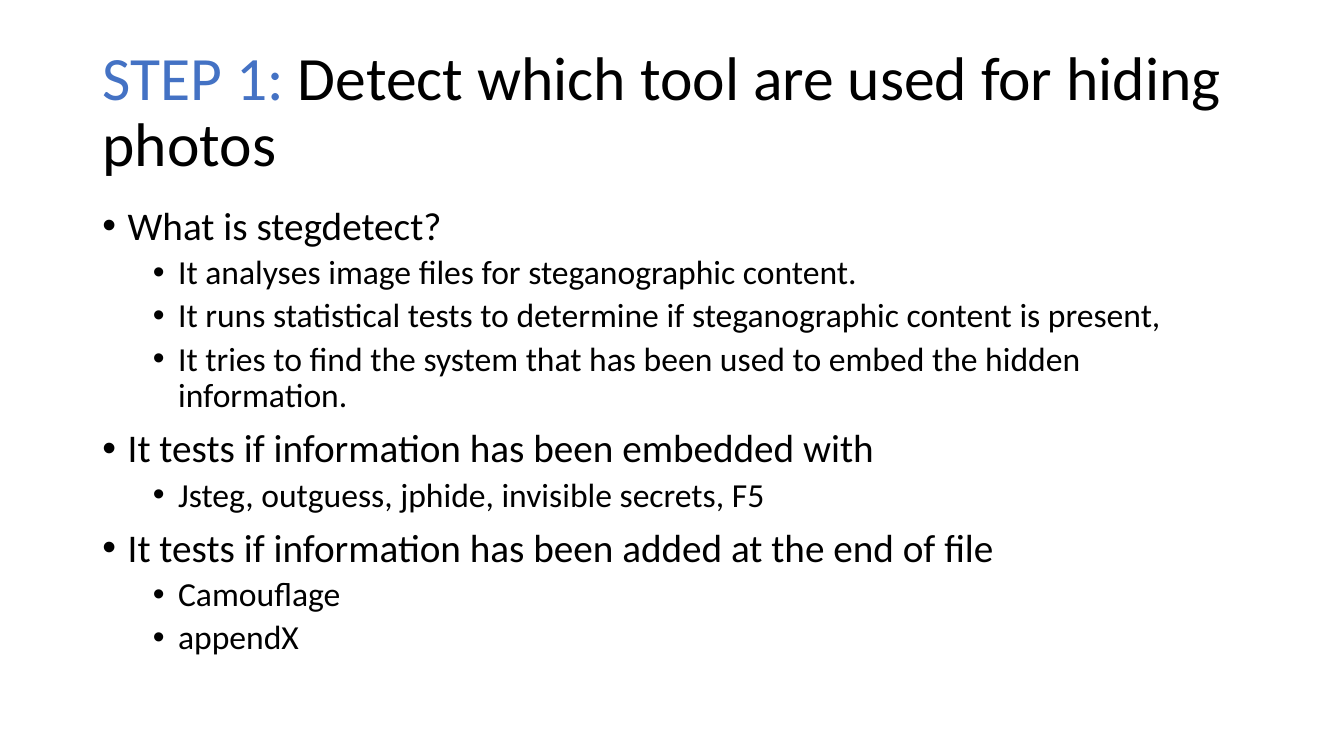
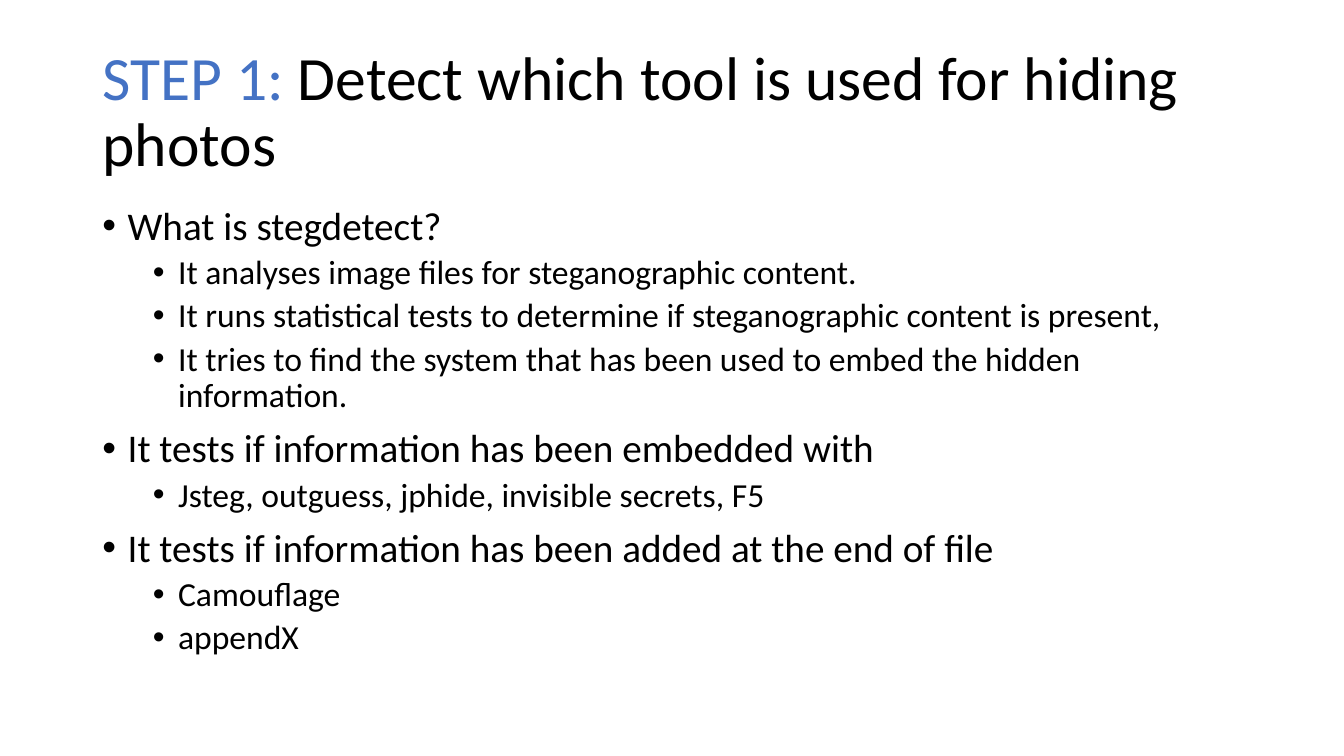
Before and after one commit to frankwxu/digital-forensics-lab, a slide deck: slide 4 of Illegal_Possession_Images/Rhion_Possession_2_Steganography.pptx. Drawn at 1344x756 pixels with LibreOffice and Linux fonts; fonts in the diff are those of the drawing; background and template pictures are left out. Boxes give left, top, right and bottom in pixels: in the first picture for what was removed or moved away, otherwise in the second. Text is boxed around its words. In the diff, an @@ line names an element or a change of style, - is before the commit and + after.

```diff
--- a/Illegal_Possession_Images/Rhion_Possession_2_Steganography.pptx
+++ b/Illegal_Possession_Images/Rhion_Possession_2_Steganography.pptx
@@ title at (102, 57, 1178, 176): text changed @@
-STEP 1: Detect which tool are used for hiding photos
+STEP 1: Detect which tool is used for hiding photos
```
Also in this commit, not shown: 3 other slides changed, 1 slide added, 5 other files.
